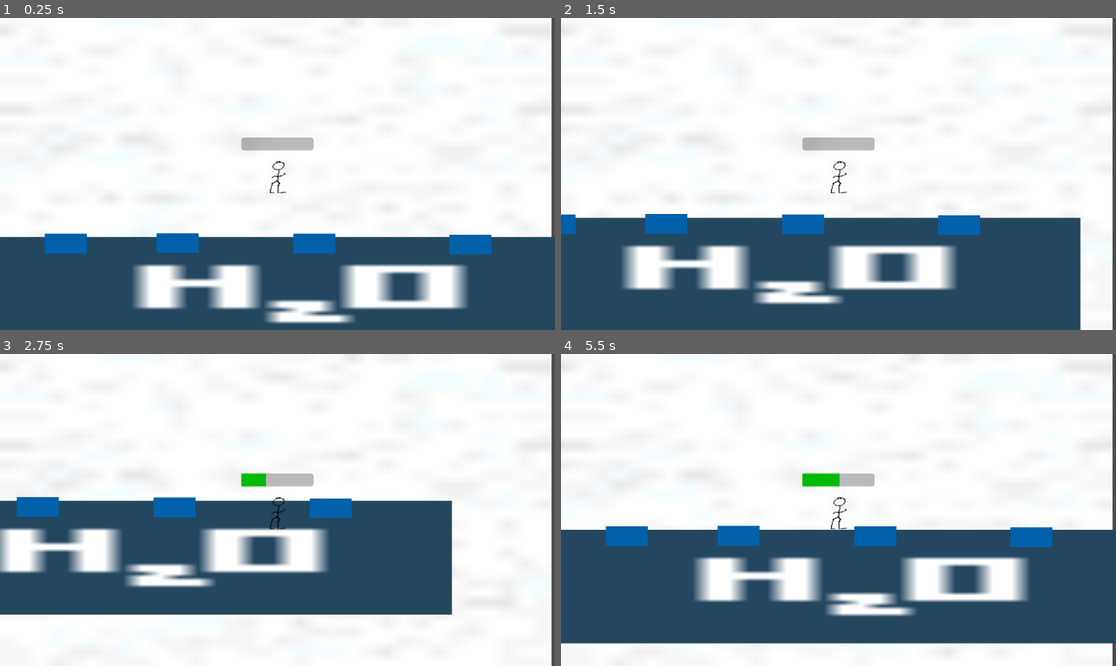
Above: before the commit, frames 1-4 (two rows, left to right).
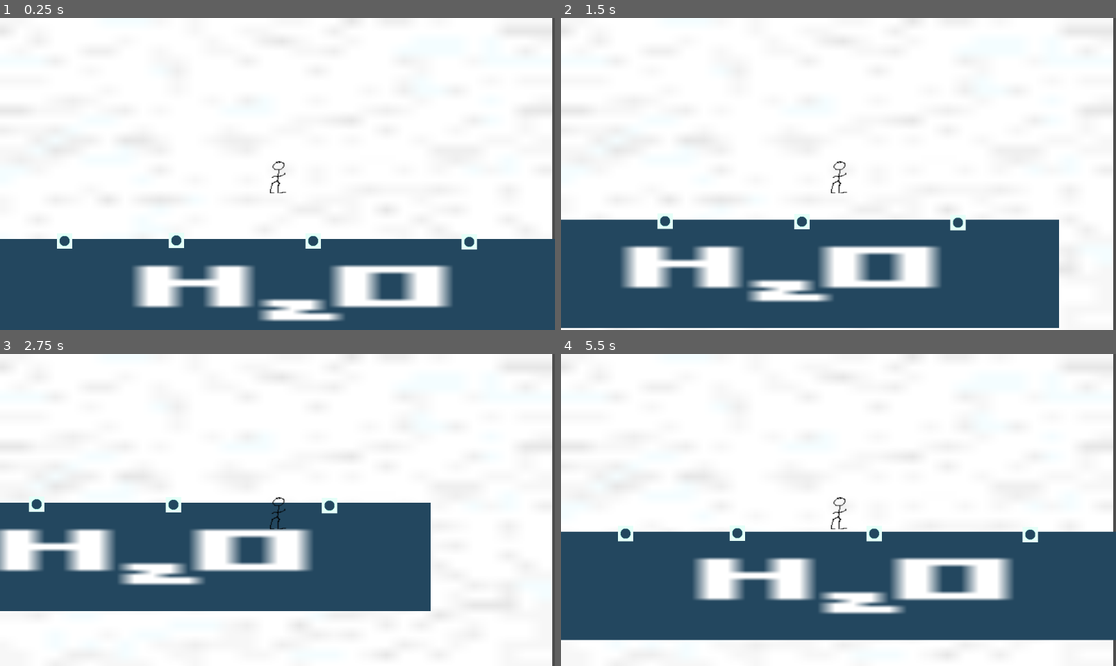
Above: after the commit, the same moments.

Repository: xkolyaskin/Mycrosoffed-Studios
Game: Godot game, scene res://fishing_minigame.tscn
Two runs of this game, one before a commit and one after it. Both use one fixed random seed, a clock stepped at 60 frames per second and the inputs below. This scene is started directly instead of the project's main scene.
Inputs:
- Up to frame 1 (0.25 s): no input
- Up to frame 2 (1.5 s): tap Enter at 0.5 s; hold D (move_right) 0.53-1.28 s; hold S (move_down) from 1.28 s (still down)
- Up to frame 3 (2.75 s): release S (move_down) at 2.03 s; hold D (move_right) from 2.03 s (still down)
- Up to frame 4 (5.5 s): release D (move_right) at 2.78 s; hold W (move_up) 2.78-3.53 s; hold A (move_left) 3.53-5.03 s; hold S (move_down) from 5.03 s (still down)

The runs differ from the first frame. In frame 1, 7.9% of the frame differs, in the area x 0-100%, y 0-98%; in frame 2, 9.8%, in the area x 0-100%, y 0-100%; in frame 3, 9.7%; in frame 4, 9.3%.

Commit message:
changes to fishing game

Diff:
--- a/new-game-project/fishing_minigame.tscn
+++ b/new-game-project/fishing_minigame.tscn
@@ -1,7 +1,7 @@
 [gd_scene load_steps=5 format=3 uid="uid://4k45peewhy1g"]
 
-[ext_resource type="Texture2D" uid="uid://ba1coitaiomao" path="res://Visual Assets/Snow Background Texture-1.png - Copy.png" id="1_cx6uu"]
-[ext_resource type="Texture2D" uid="uid://cmg7mqkjljb34" path="res://Visual Assets/Water Background Texture Placeholder.png.png" id="2_edgh5"]
+[ext_resource type="Texture2D" uid="uid://dtwunsrxp8txq" path="res://Visual Assets/Backgrounds/Snow Background Texture-1.png - Copy - Copy.png" id="1_ew5m6"]
+[ext_resource type="Texture2D" uid="uid://biyiytht7h8ja" path="res://Visual Assets/Backgrounds/Water Background Texture Placeholder.png - Copy.png" id="2_ew5m6"]
 [ext_resource type="PackedScene" uid="uid://d0h7s2b3qj6hu" path="res://player.tscn" id="3_edgh5"]
 [ext_resource type="PackedScene" uid="uid://b60j28xhl27hs" path="res://fishing_spot.tscn" id="3_ew5m6"]
 
@@ -10,15 +10,15 @@
 [node name="CanvasLayer" type="CanvasLayer" parent="."]
 layer = -1
 
-[node name="SnowBackgroundTexture-1_png-Copy" type="Sprite2D" parent="CanvasLayer"]
-position = Vector2(569.5, 323)
-scale = Vector2(35.9688, 20.375)
-texture = ExtResource("1_cx6uu")
+[node name="SnowBackgroundTexture-1_png-Copy-Copy" type="Sprite2D" parent="CanvasLayer"]
+position = Vector2(567.5, 326.5)
+scale = Vector2(36.1563, 20.5938)
+texture = ExtResource("1_ew5m6")
 
-[node name="WaterBackgroundTexturePlaceholder_png" type="Sprite2D" parent="."]
-position = Vector2(591, 569)
-scale = Vector2(39, 7.375)
-texture = ExtResource("2_edgh5")
+[node name="WaterBackgroundTexturePlaceholder_png-Copy" type="Sprite2D" parent="."]
+position = Vector2(575, 567.5)
+scale = Vector2(37.25, 7.03125)
+texture = ExtResource("2_ew5m6")
 
 [node name="StaticBody2D" parent="." instance=ExtResource("3_ew5m6")]
 position = Vector2(122, 451)
--- /dev/null
+++ b/new-game-project/fishing_rect.tscn
@@ -0,0 +1,8 @@
+[gd_scene format=3 uid="uid://c47j63xubderv"]
+
+[node name="ColorRect" type="ColorRect"]
+offset_left = -6.0
+offset_top = -26.0
+offset_right = 6.0
+offset_bottom = 26.0
+color = Color(0, 1, 0, 1)
--- a/new-game-project/fishing_spot.tscn
+++ b/new-game-project/fishing_spot.tscn
@@ -1,22 +1,20 @@
-[gd_scene load_steps=3 format=3 uid="uid://b60j28xhl27hs"]
+[gd_scene load_steps=4 format=3 uid="uid://b60j28xhl27hs"]
 
 [ext_resource type="Script" uid="uid://b4pywb4musk8w" path="res://fishing_spot.gd" id="1_0rqpe"]
+[ext_resource type="Texture2D" uid="uid://b8fvch7q2lw3f" path="res://Visual Assets/Backgrounds/Ice_Hole_Texture.png - Copy.png" id="2_sx55d"]
 
 [sub_resource type="RectangleShape2D" id="RectangleShape2D_voq3y"]
-size = Vector2(74, 35)
+size = Vector2(46, 41)
 
 [node name="FishingSpot" type="StaticBody2D"]
 collision_layer = 3
 collision_mask = 3
 script = ExtResource("1_0rqpe")
 
-[node name="ColorRect" type="ColorRect" parent="."]
-offset_left = -42.0
-offset_top = -7.0
-offset_right = 45.0
-offset_bottom = 34.0
-color = Color(0, 0.376471, 0.666667, 1)
+[node name="CollisionShape2D" type="CollisionShape2D" parent="."]
+position = Vector2(-1, 7.5)
+shape = SubResource("RectangleShape2D_voq3y")
 
-[node name="CollisionShape2D" type="CollisionShape2D" parent="."]
-position = Vector2(0, 7.5)
-shape = SubResource("RectangleShape2D_voq3y")
+[node name="IceHoleTexture_png-Copy" type="Sprite2D" parent="."]
+position = Vector2(-1, 8)
+texture = ExtResource("2_sx55d")
--- a/new-game-project/player.gd
+++ b/new-game-project/player.gd
@@ -7,10 +7,8 @@
 	move_and_slide()
 	var overlapping_bodies = %HurtBox.get_overlapping_bodies()
 	if overlapping_bodies.size() > 0:
-		var fishing = false
 		if overlapping_bodies[0].has_method("is_fishing"):
 			fish()
-
 
 
 
@@ -27,6 +25,18 @@
 	var has_caught = false
 	var speed = 3
 
+	var fishing_rect = preload("res://fishing_rect.tscn")
+	var right_interval = fishing_rect.instantiate()
+	var left_interval = fishing_rect.instantiate()
+
+	%PathFollow2D.progress_ratio = interval_start
+	left_interval.global_position = %PathFollow2D.global_position
+	add_child(left_interval)
+
+	%PathFollow2D.progress_ratio = interval_end
+	right_interval.global_position = %PathFollow2D.global_position
+	add_child(right_interval)
+
 
 	while not has_caught:
 		await get_tree().create_timer(0.01).timeout
--- a/new-game-project/player.tscn
+++ b/new-game-project/player.tscn
@@ -46,6 +46,7 @@
 
 [node name="FishingBar" type="ProgressBar" parent="."]
 unique_name_in_owner = true
+visible = false
 offset_left = -75.0
 offset_top = -76.0
 offset_right = 75.0
@@ -57,5 +58,6 @@
 curve = SubResource("Curve2D_onrkg")
 
 [node name="PathFollow2D" type="PathFollow2D" parent="Path2D"]
+unique_name_in_owner = true
 position = Vector2(-74, -63)
 rotation = -0.00671131
Not shown: 1 places in new-game-project/Game.tscn that only renumber resources
Not shown, added: new-game-project/Visual Assets/Salmon Gain Icon-1.png.png.import
